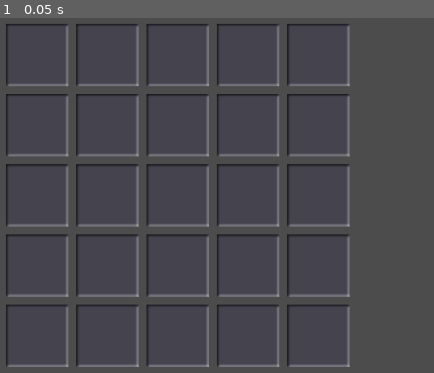
Above: before the commit, frame 1.
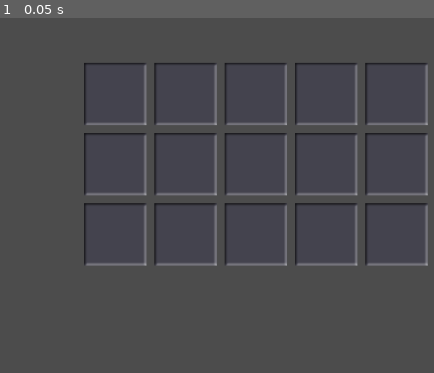
Above: after the commit, the same moment.

Repository: vibrunazo/godot-ttt
Game: Godot game, scene res://scenes/main.tscn
The game is run twice, just before and just after one commit, with the same random seed, the same clock (stepped at 60 frames per second) and the same inputs.
Inputs:
- Up to frame 1 (0.05 s): no input

The runs differ from the first frame. In frame 1, 13% of the frame differs, in the area x 1-99%, y 1-99%.

Commit message:
can only click inside grid

Diff:
--- a/scenes/grid.gd
+++ b/scenes/grid.gd
@@ -7,7 +7,7 @@
 export var height = 3
 export var offset = 20
 export var tile_size = Vector2(80, 80)
-export var start_pos = Vector2(100, 50)
+export var start_pos = Vector2(200, 100)
 
 # Declare member variables here. Examples:
 # var a = 2
@@ -28,15 +28,17 @@
 func _input(event):
 	if event.is_action_pressed("ui_touch"):
 #		print(event.as_text())
+		var tile = pixel_to_grid(event.position.x, event.position.y)
+		if (!is_tile_in_grid(tile)): return
 		var new_ball = ball_scene.instance()
 		add_child(new_ball)
-		var pos = snap_to_grid(event.position)
+		var pos = grid_to_pixel(tile.x, tile.y)
 		new_ball.position = pos
 
 func build_grid():
 	print('building le grid')
 	for x in width:
-		for y in width:
+		for y in height:
 			build_tile_at(grid_to_pixel(x, y))
 
 func build_tile_at(pos):
@@ -56,3 +58,8 @@
 	var tile = pixel_to_grid(pos.x, pos.y)
 	var pos_in_grid = grid_to_pixel(tile.x, tile.y)
 	return pos_in_grid
+
+func is_tile_in_grid(pos):
+	if (pos.x < 0 || pos.y < 0): return false
+	if (pos.x >= width || pos.y >= height): return false
+	return true
